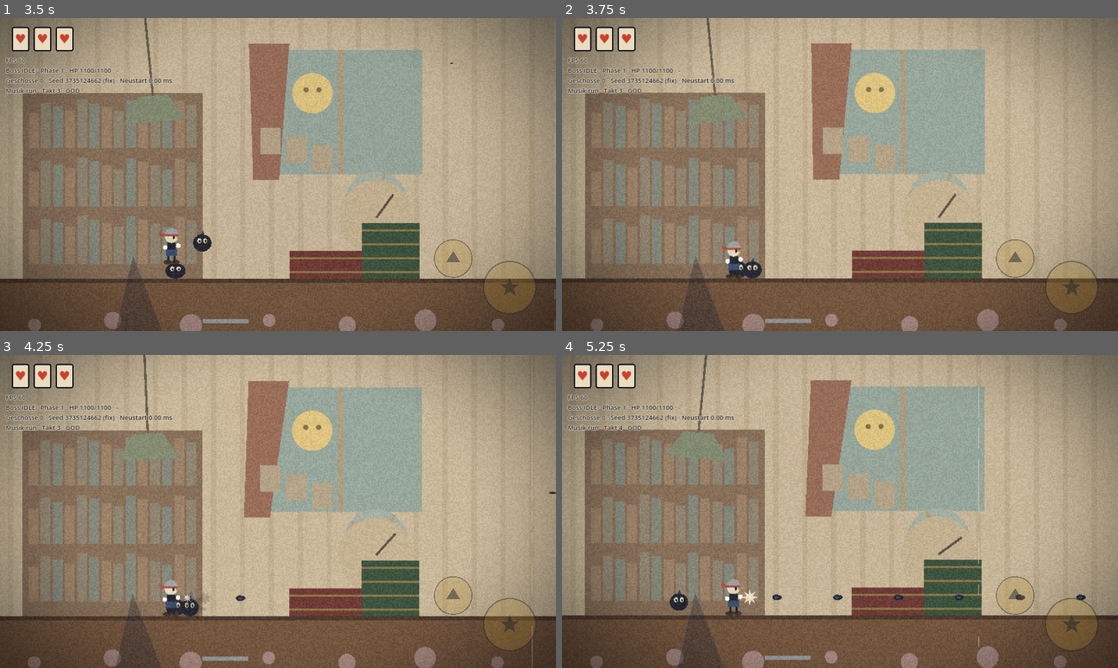
Above: before the commit, frames 1-4 (two rows, left to right).
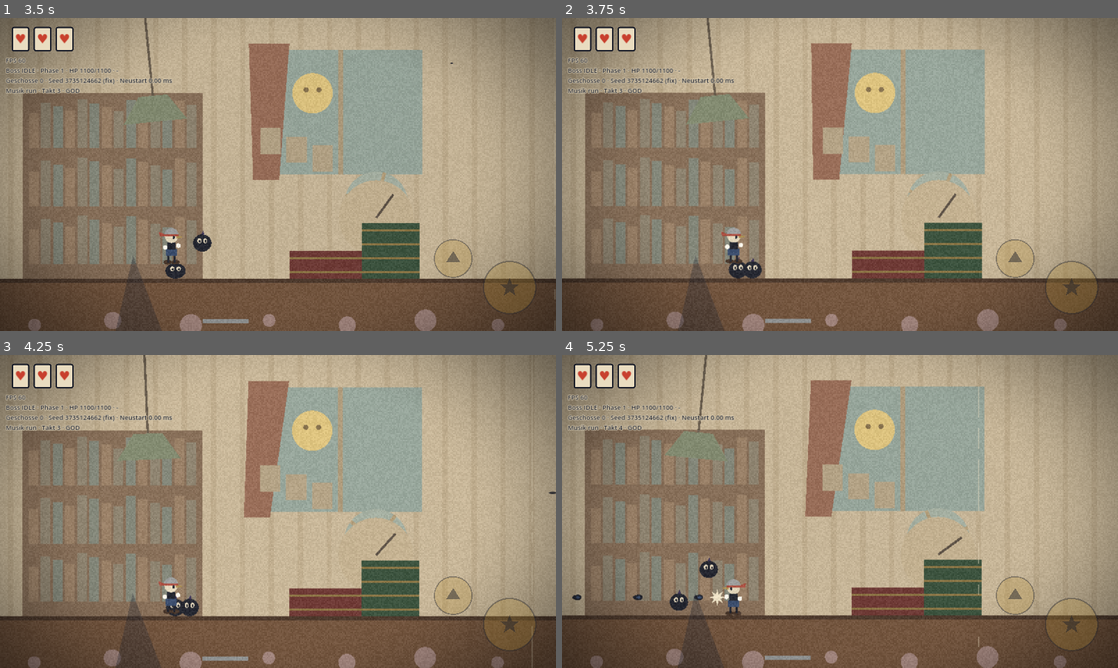
Above: after the commit, the same moments.

Repository: eroiyi-lgtm/Cuphead-ballern-
Game: Godot game, scene res://debug/smoke_test.tscn
The game is run twice, just before and just after one commit, with the same random seed, the same clock (stepped at 60 frames per second) and the same inputs. This scene is started directly instead of the project's main scene.
Inputs (mouse positions are in pixels of both pictures, inside the frame that each line leads up to):
- Up to frame 1 (3.5 s): tap Enter at 0.5 s; move the mouse to (400, 158) at 0.52 s; hold D (move_right) 0.53-1.25 s; hold L (lock) 0.53-1.25 s; click (400, 158) at 0.67 s; tap Space (jump) at 0.77, 0.8, 1.07, 2.3 s; drag from (166, 190) to (344, 180) at 1.27 s; move the mouse to (333, 105) at 2.02 s; hold A (move_left) 2.03-2.75 s; hold J (fire) 2.03-2.75 s; drag from (250, 237) to (111, 271) at 2.77 s
- Up to frame 2 (3.75 s): move the mouse to (1006, 221) at 3.52 s; hold D (move_right) from 3.53 s (still down); hold Space (jump) from 3.53 s (still down); tap K at 3.6 s
- Up to frame 3 (4.25 s): keep holding D (move_right); keep holding Space (jump)
- Up to frame 4 (5.25 s): release D (move_right) at 4.25 s; release Space (jump) at 4.25 s; drag from (673, 464) to (751, 608) at 4.27 s; move the mouse to (867, 511) at 5.02 s; hold D (move_right) from 5.03 s (still down); hold Space (jump) from 5.03 s (still down); tap Shift at 5.1 s; click (867, 511) at 5.17 s

Frame 1 is identical in both runs. In frame 2, 0.3% of the frame differs, in the area x 28-33%, y 66-84%; in frame 3, 0.3%; in frame 4, 0.6%, in the area x 1-95%, y 64-84%.

Commit message:
Jump Buffer zündet im Lande-Tick, Smoke-Test 38/38 grün
Der gemerkte Sprung verfiel einen Tick zu früh, weil is_on_floor() erst nach
move_and_slide() wahr wird. Jetzt springt Pete im selben Tick, in dem er landet.
Test: Feuer-Check zielt von den Blobs weg, Takt-Wechsel wird in Echtzeit
abgewartet (--fixed-fps läuft schneller als die Musik-Uhr).

Co-Authored-By: Claude Opus 5.5 <noreply@anthropic.com>
Claude-Session: https://claude.ai/code/session_01YKs9ZSqWgKqMkNjmq9VyCe

Diff:
--- a/actors/player/pete.gd
+++ b/actors/player/pete.gd
@@ -118,14 +118,7 @@
 
 	# Springen mit Coyote Time und Jump Buffer
 	if _buffer > 0 and _coyote > 0:
-		velocity.y = TUNING.jump_velocity
-		_buffer = 0
-		_coyote = 0
-		_jumping = true
-		locked = false
-		AudioDirector.play_sfx(&"jump")
-		_haptic()
-		_squash(Vector2(0.8, 1.2))
+		_start_jump()
 	if _jumping and not jump_held and velocity.y < TUNING.jump_cut_velocity:
 		velocity.y = TUNING.jump_cut_velocity
 		_jumping = false
@@ -138,8 +131,11 @@
 
 	var now_on_floor := is_on_floor()
 	if now_on_floor and not _was_on_floor:
-		AudioDirector.play_sfx(&"land")
-		_squash(Vector2(1.25, 0.75))
+		if _buffer > 0:
+			_start_jump()  # gemerkter Sprung zündet im Lande-Tick, kein verlorener Frame
+		else:
+			AudioDirector.play_sfx(&"land")
+			_squash(Vector2(1.25, 0.75))
 	_was_on_floor = now_on_floor
 
 	aim_dir = compute_aim(move, now_on_floor, locked)
@@ -151,6 +147,17 @@
 	_update_invuln(delta)
 	if Game.level and global_position.y > Game.level.kill_y:
 		_fall_out()
+
+
+func _start_jump() -> void:
+	velocity.y = TUNING.jump_velocity
+	_buffer = 0
+	_coyote = 0
+	_jumping = true
+	locked = false
+	AudioDirector.play_sfx(&"jump")
+	_haptic()
+	_squash(Vector2(0.8, 1.2))
 
 
 ## 8-Wege-Zielen. Am Boden ohne Lock: waagerecht, schräg oben, oben. Nach unten nur in der Luft.
--- a/debug/smoke_test.gd
+++ b/debug/smoke_test.gd
@@ -20,6 +20,7 @@
 	Game.god_mode = true
 	_check(Game.running, "Level läuft nach der Titelkarte")
 	_check(pete.is_on_floor(), "Pete steht am Start auf dem Boden")
+	_check(_alive_enemies(level) == 4, "Segment A: 4 Ink-Blobs (%d)" % _alive_enemies(level))
 
 	# --- Laufen -------------------------------------------------------------
 	var x0 := pete.global_position.x
@@ -46,6 +47,7 @@
 
 	# --- Feuern -------------------------------------------------------------
 	var shots0: int = Game.pool.player_shots_spawned
+	pete.facing = -1  # weg von den Blobs, die werden unten einzeln geprüft
 	InputRouter.override_fire_held = true
 	await _frames(120)
 	InputRouter.override_fire_held = false
@@ -54,7 +56,6 @@
 
 	# --- Ink-Blob -----------------------------------------------------------
 	var blobs_before := _alive_enemies(level)
-	_check(blobs_before == 4, "Segment A: 4 Ink-Blobs (%d)" % blobs_before)
 	pete.global_position = Vector2(560, Level01.FLOOR_Y)
 	pete.facing = 1
 	InputRouter.override_fire_held = true
@@ -97,7 +98,9 @@
 	level.skip_to_arena()
 	var started := await _wait_until(func() -> bool: return brain.is_fighting(), 300)
 	_check(started and level.in_arena, "Kamera lockt Arena, Boss startet ohne Ladebildschirm")
-	await _frames(60)
+	var t0 := Time.get_ticks_msec()
+	while AudioDirector.state != &"boss1" and Time.get_ticks_msec() - t0 < 3000:
+		await get_tree().physics_frame
 	_check(AudioDirector.state == &"boss1", "Musik wechselt auf Takt zu Boss Phase 1")
 
 	await _frames(60 * 40)
@@ -200,7 +203,8 @@
 	InputRouter.override_jump_held = true
 	await _frames(2)
 	InputRouter.override_jump_held = false
-	await _wait_until(func() -> bool: return pete.velocity.y > 0.0 and floor_y - pete.global_position.y < 70.0, 120)
+	# ca. 5 Frames vor der Landung drücken (Puffer: 8 Frames)
+	await _wait_until(func() -> bool: return pete.velocity.y > 0.0 and floor_y - pete.global_position.y < 30.0, 120)
 	InputRouter.override_jump_held = true  # gedrückt, solange Pete noch in der Luft ist
 	await _frames(14)
 	InputRouter.override_jump_held = false
